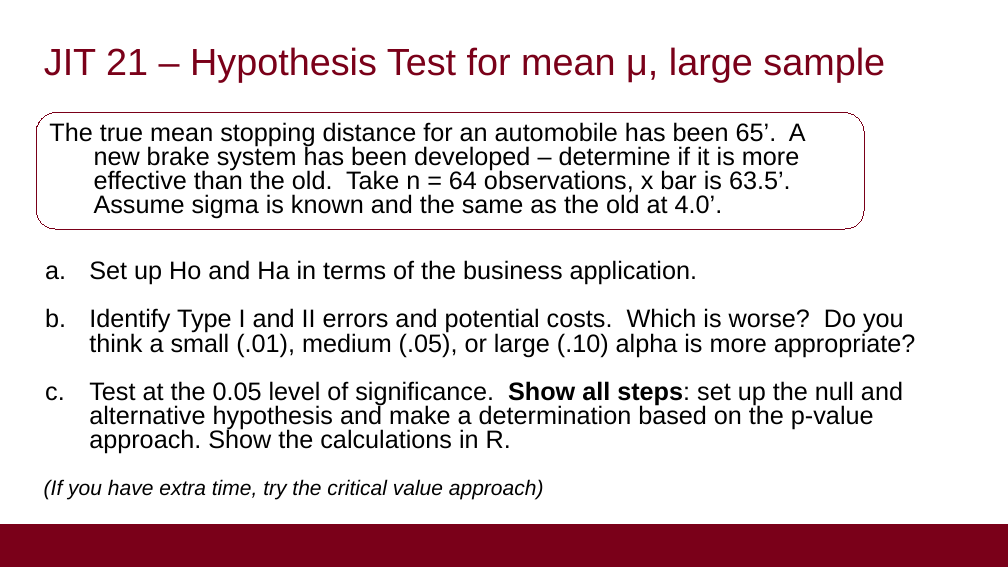
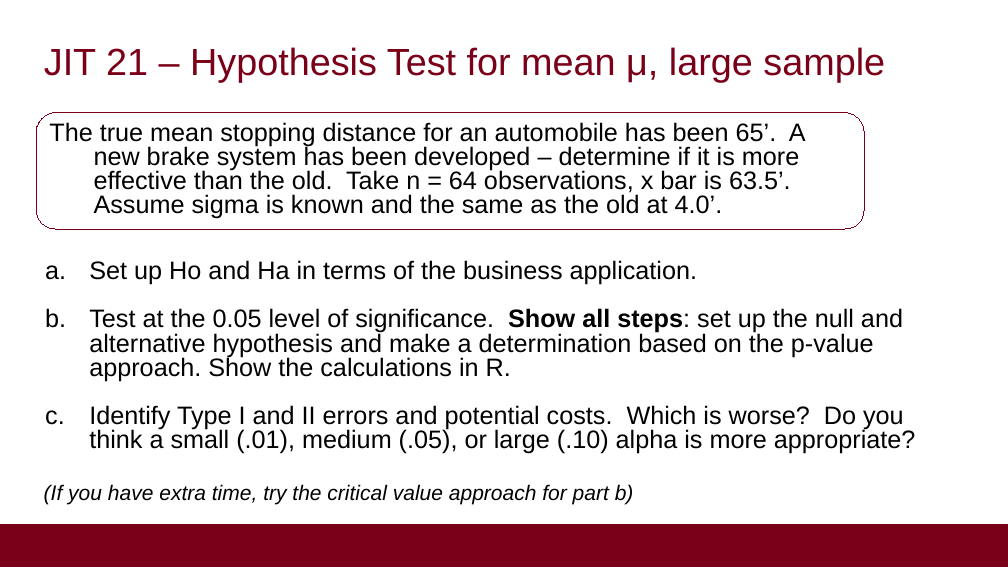
Before and after one commit to daytonsteele/daytonsteele.github.io, a slide deck: slide 18 of files/8.1)HypothesisTesting_BA2551.pptx. Drawn at 1008x567 pixels with LibreOffice and Linux fonts; fonts in the diff are those of the drawing; background and template pictures are left out. Boxes give left, top, right and bottom in pixels: in the first picture for what was removed or moved away, otherwise in the second. Text is boxed around its words. In the diff, an @@ line names an element or a change of style, - is before the commit and + after.

```diff
--- a/files/8.1)HypothesisTesting_BA2551.pptx
+++ b/files/8.1)HypothesisTesting_BA2551.pptx
@@ text at bbox=[89, 308, 903, 382]: paragraph added @@
+  b. Test at the 0.05 level of significance. Show all steps: set up the null and alternative hypothesis and make a determination based on the p-value approach. Show the calculations in R.
@@ text at bbox=[89, 381, 903, 454]: paragraph removed @@
-  c. Test at the 0.05 level of significance. Show all steps: set up the null and alternative hypothesis and make a determination based on the p-value approach. Show the calculations in R.
@@ text at bbox=[44, 484, 634, 504]: text changed @@
-(If you have extra time, try the critical value approach)
+(If you have extra time, try the critical value approach for part b)
```
Also in this commit, not shown: 1 other slide changed.
